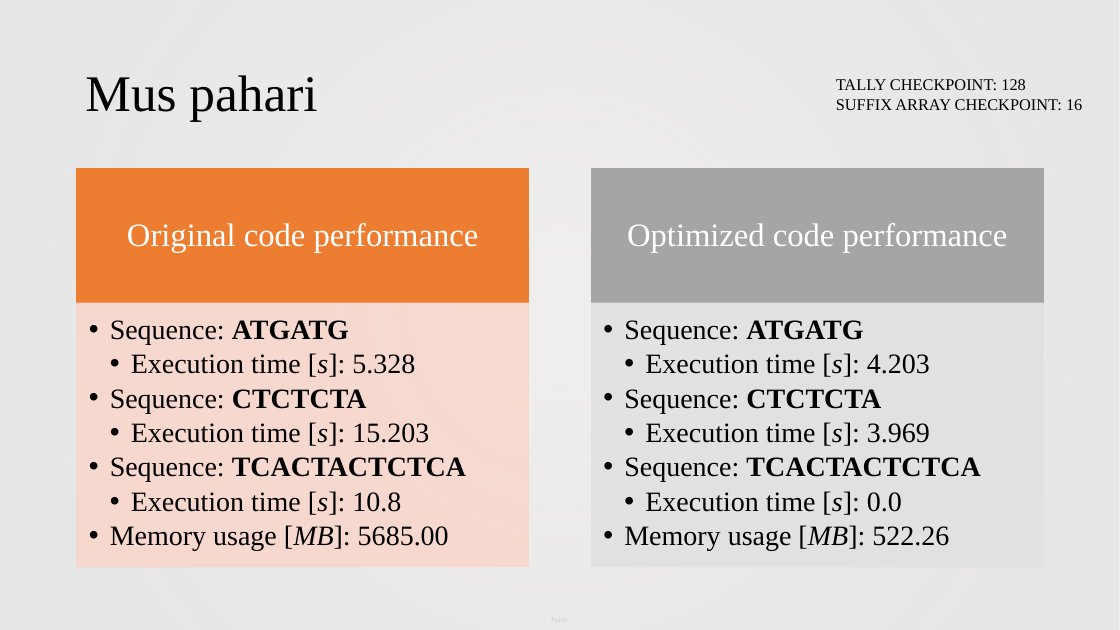
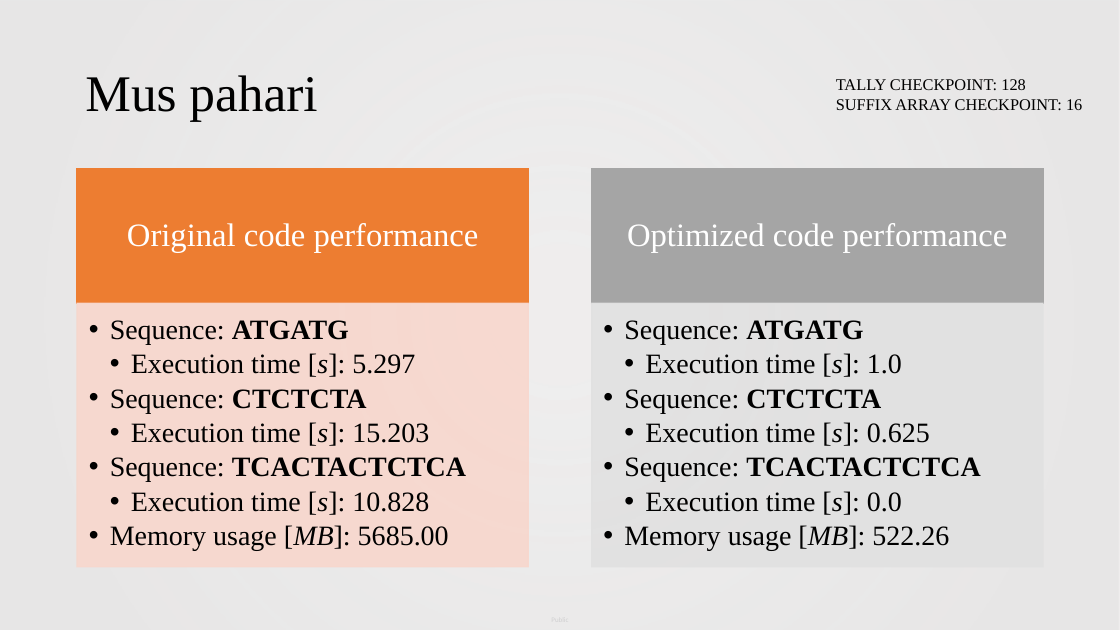
Before and after one commit to GlorijaDoslo/Genome_informatics_project, a slide deck: slide 7 of bwt-and-fm-index.pptx. Drawn at 1120x630 pixels with LibreOffice and Linux fonts; fonts in the diff are those of the drawing; background and template pictures are left out. Boxes give left, top, right and bottom in pixels: in the first picture for what was removed or moved away, otherwise in the second. Text is boxed around its words. In the diff, an @@ line names an element or a change of style, - is before the commit and + after.

```diff
--- a/bwt-and-fm-index.pptx
+++ b/bwt-and-fm-index.pptx
@@ text at (131,353,415,377): text changed @@
-    • Execution time [s]: 5.328
+    • Execution time [s]: 5.297
@@ text at (645,353,902,377): text changed @@
-    • Execution time [s]: 4.203
+    • Execution time [s]: 1.0
@@ text at (645,422,930,446): text changed @@
-    • Execution time [s]: 3.969
+    • Execution time [s]: 0.625
@@ text at (131,491,429,515): text changed @@
-    • Execution time [s]: 10.8
+    • Execution time [s]: 10.828
```
Also in this commit, not shown: 1 other slide changed.
